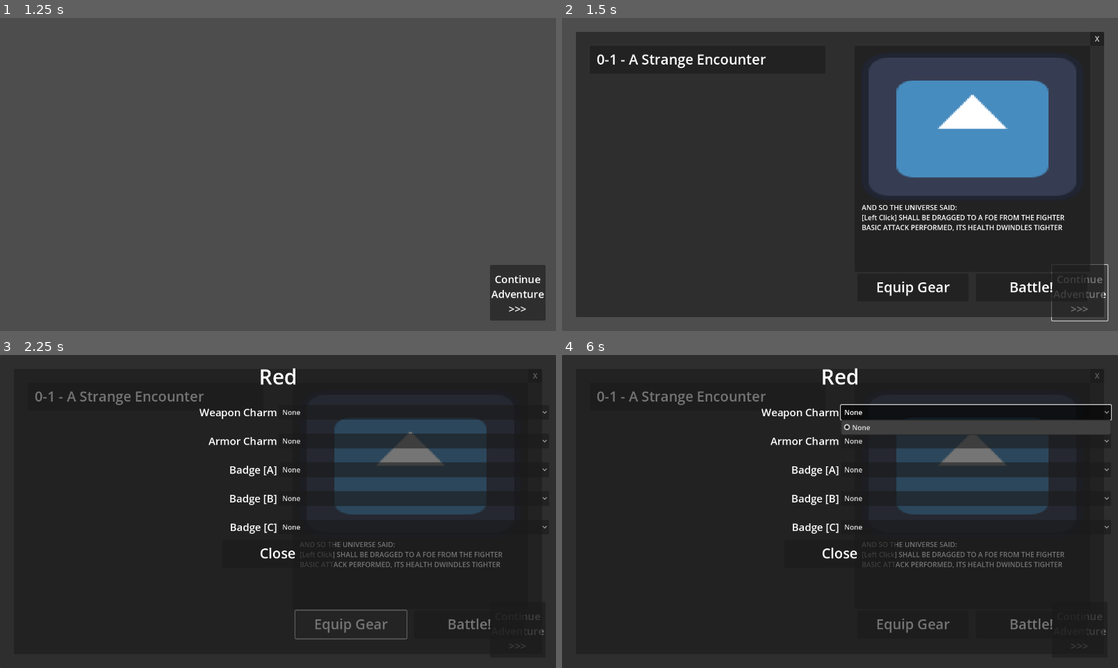
Above: before the commit, frames 1-4 (two rows, left to right).
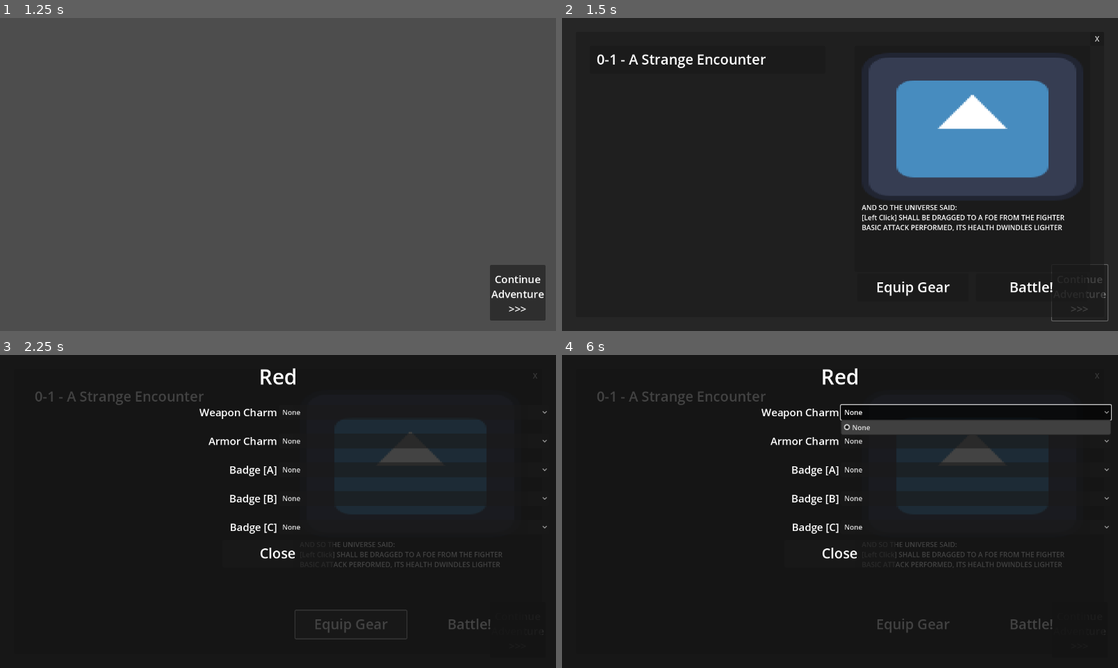
Above: after the commit, the same moments.

Repository: YuriPrickles/scarlet-summit
Game: Godot game, scene res://scenes/title_screen.tscn
The game is run twice, just before and just after one commit, with the same random seed, the same clock (stepped at 60 frames per second) and the same inputs. The engine's default icon, where the game draws it, is replaced by a stand-in: a white triangle on a blue panel in a dark square.
Inputs (mouse positions are in pixels of both pictures, inside the frame that each line leads up to):
- Up to frame 1 (1.25 s): click (450, 61) at 0.5 s
- Up to frame 2 (1.5 s): click (1079, 293) at 1.25 s
- Up to frame 3 (2.25 s): click (350, 624) at 2 s
- Up to frame 4 (6 s): click (1029, 624) at 2.75 s; click (1029, 624) at 3.5 s; click (1079, 630) at 4.25 s; click (706, 395) at 5 s; click "None" at 5.75 s

Frame 1 is identical in both runs. In frame 2, 14% of the frame differs, in the area x 0-100%, y 0-100%; in frame 3, 5.7%; in frame 4, 4.3%.

Commit message:
sprite updates

Diff:
--- a/assets/characters/sun/sun.tres
+++ b/assets/characters/sun/sun.tres
@@ -1,39 +1,39 @@
 [gd_resource type="SpriteFrames" load_steps=41 format=3 uid="uid://cy1n63j26hcd1"]
 
-[ext_resource type="Texture2D" uid="uid://dgen74wl2cug2" path="res://assets/characters/red/red_attack.png" id="1_g6n5e"]
-[ext_resource type="Texture2D" uid="uid://om48yj3hn5i5" path="res://assets/characters/red/red_hurt.png" id="2_gutc1"]
+[ext_resource type="Texture2D" uid="uid://bebo6e3fxncii" path="res://assets/characters/sun/sun_attack.png" id="1_aq1ei"]
+[ext_resource type="Texture2D" uid="uid://cqotql3se8m3n" path="res://assets/characters/sun/sun_hurt.png" id="2_aq1ei"]
 [ext_resource type="Texture2D" uid="uid://c4ppoiiqjwnaq" path="res://assets/characters/sun/sun_idle.png" id="3_aq1ei"]
 [ext_resource type="Texture2D" uid="uid://baxudumxd28mf" path="res://assets/characters/sun/sun_select.png" id="4_mlxn8"]
 [ext_resource type="Texture2D" uid="uid://c0ncl47ysqgvq" path="res://assets/characters/red/red_selfharm.png" id="5_mld8a"]
 [ext_resource type="Texture2D" uid="uid://yygh18wjkjll" path="res://assets/characters/red/red_weakidle.png" id="6_l1bce"]
 [ext_resource type="Texture2D" uid="uid://74st3qfj0m46" path="res://assets/characters/red/red_weakselect.png" id="7_rw7jw"]
 
-[sub_resource type="AtlasTexture" id="AtlasTexture_rsstl"]
-atlas = ExtResource("1_g6n5e")
+[sub_resource type="AtlasTexture" id="AtlasTexture_aq1ei"]
+atlas = ExtResource("1_aq1ei")
 region = Rect2(0, 0, 192, 192)
 
-[sub_resource type="AtlasTexture" id="AtlasTexture_34ypj"]
-atlas = ExtResource("1_g6n5e")
+[sub_resource type="AtlasTexture" id="AtlasTexture_mlxn8"]
+atlas = ExtResource("1_aq1ei")
 region = Rect2(192, 0, 192, 192)
 
-[sub_resource type="AtlasTexture" id="AtlasTexture_70pa1"]
-atlas = ExtResource("1_g6n5e")
+[sub_resource type="AtlasTexture" id="AtlasTexture_jlkh5"]
+atlas = ExtResource("1_aq1ei")
 region = Rect2(384, 0, 192, 192)
 
-[sub_resource type="AtlasTexture" id="AtlasTexture_mqvxq"]
-atlas = ExtResource("1_g6n5e")
+[sub_resource type="AtlasTexture" id="AtlasTexture_vidb8"]
+atlas = ExtResource("1_aq1ei")
 region = Rect2(576, 0, 192, 192)
 
-[sub_resource type="AtlasTexture" id="AtlasTexture_jwcu7"]
-atlas = ExtResource("1_g6n5e")
+[sub_resource type="AtlasTexture" id="AtlasTexture_172rh"]
+atlas = ExtResource("1_aq1ei")
 region = Rect2(768, 0, 192, 192)
 
-[sub_resource type="AtlasTexture" id="AtlasTexture_ux7wb"]
-atlas = ExtResource("1_g6n5e")
+[sub_resource type="AtlasTexture" id="AtlasTexture_sbino"]
+atlas = ExtResource("1_aq1ei")
 region = Rect2(960, 0, 192, 192)
 
-[sub_resource type="AtlasTexture" id="AtlasTexture_rys27"]
-atlas = ExtResource("1_g6n5e")
+[sub_resource type="AtlasTexture" id="AtlasTexture_1j5t3"]
+atlas = ExtResource("1_aq1ei")
 region = Rect2(1152, 0, 192, 192)
 
 [sub_resource type="AtlasTexture" id="AtlasTexture_0ohf3"]
@@ -144,25 +144,25 @@
 animations = [{
 "frames": [{
 "duration": 1.0,
-"texture": SubResource("AtlasTexture_rsstl")
-}, {
-"duration": 1.0,
-"texture": SubResource("AtlasTexture_34ypj")
-}, {
-"duration": 1.0,
-"texture": SubResource("AtlasTexture_70pa1")
-}, {
-"duration": 1.0,
-"texture": SubResource("AtlasTexture_mqvxq")
-}, {
-"duration": 1.0,
-"texture": SubResource("AtlasTexture_jwcu7")
-}, {
-"duration": 1.0,
-"texture": SubResource("AtlasTexture_ux7wb")
-}, {
-"duration": 1.0,
-"texture": SubResource("AtlasTexture_rys27")
+"texture": SubResource("AtlasTexture_aq1ei")
+}, {
+"duration": 1.0,
+"texture": SubResource("AtlasTexture_mlxn8")
+}, {
+"duration": 1.0,
+"texture": SubResource("AtlasTexture_jlkh5")
+}, {
+"duration": 1.0,
+"texture": SubResource("AtlasTexture_vidb8")
+}, {
+"duration": 1.0,
+"texture": SubResource("AtlasTexture_172rh")
+}, {
+"duration": 1.0,
+"texture": SubResource("AtlasTexture_sbino")
+}, {
+"duration": 3.0,
+"texture": SubResource("AtlasTexture_1j5t3")
 }],
 "loop": false,
 "name": &"attack",
@@ -170,7 +170,7 @@
 }, {
 "frames": [{
 "duration": 1.0,
-"texture": ExtResource("2_gutc1")
+"texture": ExtResource("2_aq1ei")
 }],
 "loop": false,
 "name": &"hurt",
--- a/scenes/battle_select.tscn
+++ b/scenes/battle_select.tscn
@@ -20,6 +20,15 @@
 grow_vertical = 2
 script = ExtResource("1_uqqp6")
 encounter_list = Array[ExtResource("2_mh6sm")]([ExtResource("3_eilpv"), ExtResource("4_pos0x"), ExtResource("3_dgat4"), ExtResource("4_nk1i2"), ExtResource("5_eilpv"), ExtResource("6_pos0x"), ExtResource("7_nk1i2")])
+
+[node name="ColorRect" type="ColorRect" parent="."]
+layout_mode = 1
+anchors_preset = 15
+anchor_right = 1.0
+anchor_bottom = 1.0
+grow_horizontal = 2
+grow_vertical = 2
+color = Color(0, 0, 0, 0.498039)
 
 [node name="MarginContainer" type="MarginContainer" parent="."]
 layout_mode = 1
--- a/scenes/character_equip.tscn
+++ b/scenes/character_equip.tscn
@@ -10,6 +10,15 @@
 grow_horizontal = 2
 grow_vertical = 2
 script = ExtResource("1_27688")
+
+[node name="ColorRect" type="ColorRect" parent="."]
+layout_mode = 1
+anchors_preset = 15
+anchor_right = 1.0
+anchor_bottom = 1.0
+grow_horizontal = 2
+grow_vertical = 2
+color = Color(0, 0, 0, 0.498039)
 
 [node name="PanelContainer" type="PanelContainer" parent="."]
 layout_mode = 1
--- a/stats/Encounters/0-1.tres
+++ b/stats/Encounters/0-1.tres
@@ -12,7 +12,7 @@
 enc_name = "0-1 - A Strange Encounter"
 enc_desc = "AND SO THE UNIVERSE SAID:
 [Left Click] SHALL BE DRAGGED TO A FOE FROM THE FIGHTER
-BASIC ATTACK PERFORMED, ITS HEALTH DWINDLES TIGHTER"
+BASIC ATTACK PERFORMED, ITS HEALTH DWINDLES LIGHTER"
 enc_pic = ExtResource("1_l4jex")
 default_battle_comments = Array[String](["A battle begins!"])
 enemy_array = Array[ExtResource("2_c7nv5")]([ExtResource("3_fkw00")])
--- a/stats/Encounters/0-2.tres
+++ b/stats/Encounters/0-2.tres
@@ -1,6 +1,6 @@
 [gd_resource type="Resource" script_class="Encounter" load_steps=7 format=3 uid="uid://bgq61bamewsue"]
 
-[ext_resource type="Resource" uid="uid://bc1r4rn425k7h" path="res://stats/Charms/None.tres" id="1_7rkwl"]
+[ext_resource type="Resource" uid="uid://bcuk6mx0kwae3" path="res://stats/Charms/SodPlating.tres" id="1_7rkwl"]
 [ext_resource type="Texture2D" uid="uid://c143x5vdfjrba" path="res://icon.svg" id="1_kfi5i"]
 [ext_resource type="Script" uid="uid://c32pbvr848swd" path="res://scripts/base_enemy.gd" id="2_7rkwl"]
 [ext_resource type="Resource" uid="uid://clltaujb6eluo" path="res://stats/Enemies/Twiggle.tres" id="3_qtqfd"]
Binary file changed: assets/characters/sun/sun_attack.png
Binary file changed: assets/characters/sun/sun_hurt.png
